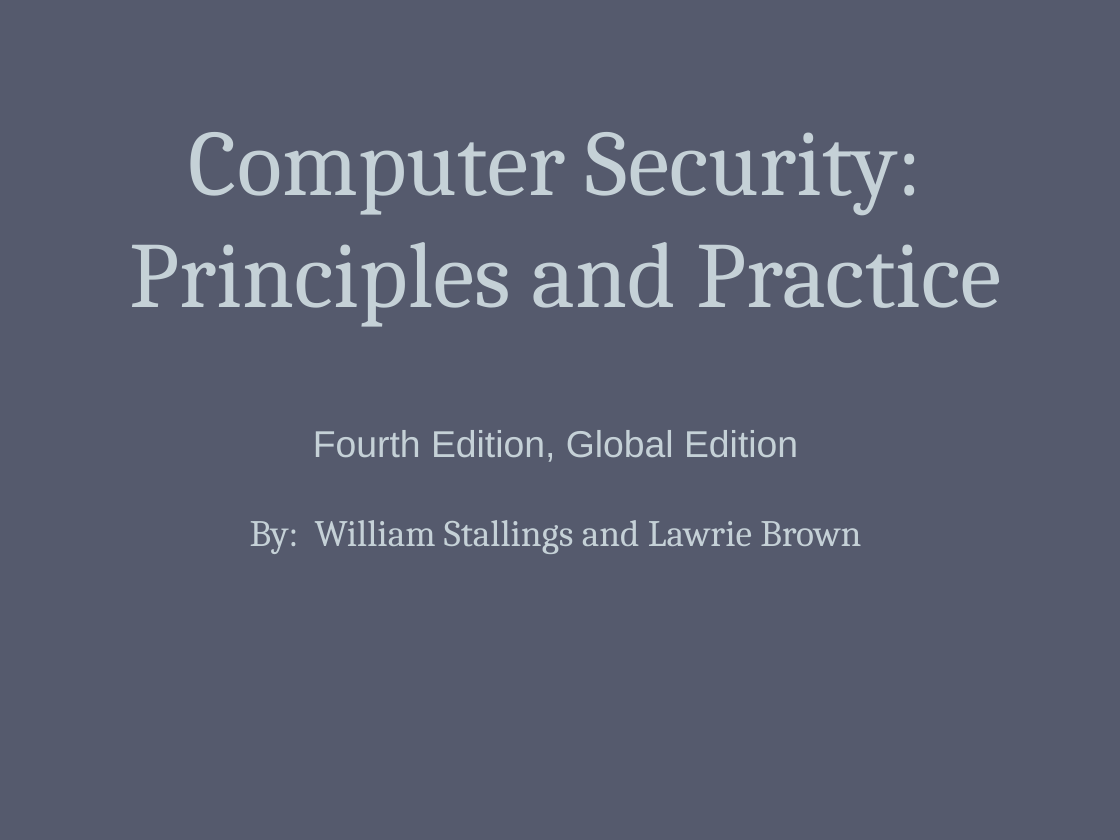
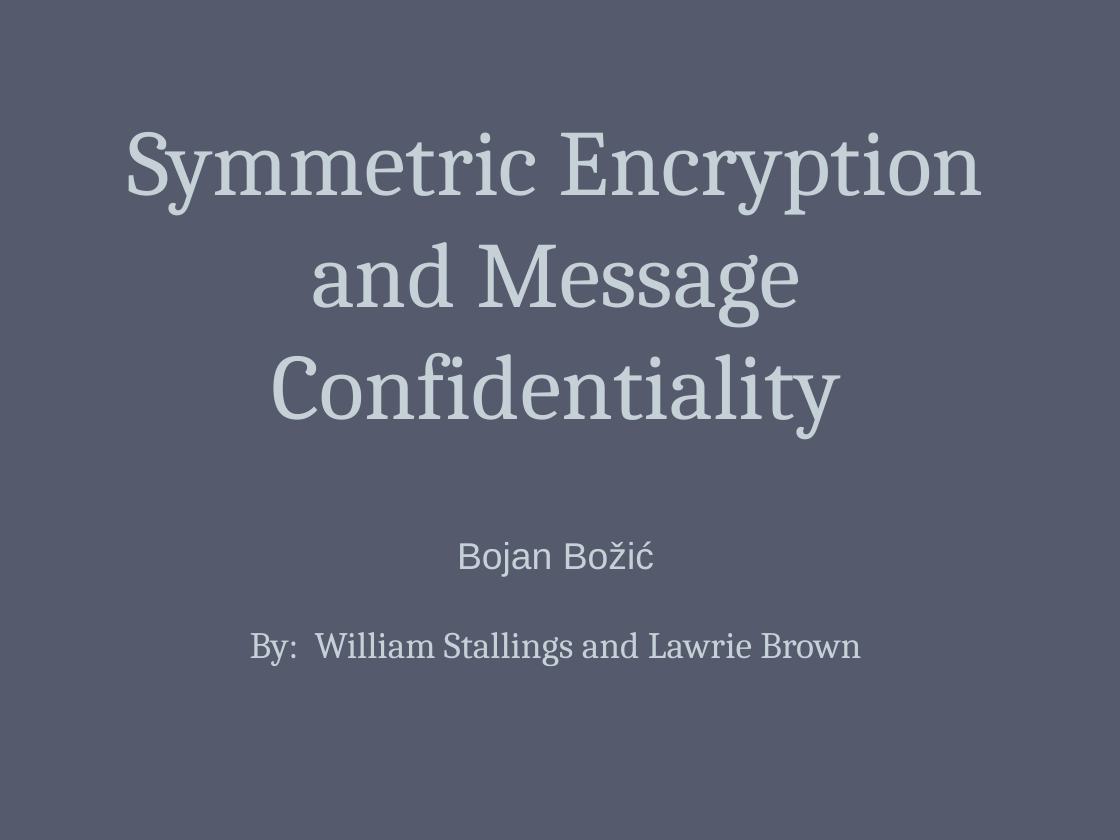
Before and after one commit to bozicb/bozicb.github.io, a slide deck: slide 1 of lectures/SECURITY/Week 7/CH20-CompSec4e.pptx. Drawn at 1120x840 pixels with LibreOffice and Linux fonts; fonts in the diff are those of the drawing. Boxes give left, top, right and bottom in pixels: in the first picture for what was removed or moved away, otherwise in the second. Text is boxed around its words. In the diff, an @@ line names an element or a change of style, - is before the commit and + after.

```diff
--- a/lectures/SECURITY/Week 7/CH20-CompSec4e.pptx
+++ b/lectures/SECURITY/Week 7/CH20-CompSec4e.pptx
@@ text at box(127, 132, 984, 576): text changed @@
-Computer Security:
-Principles and Practice
-Fourth Edition, Global Edition
+Symmetric Encryption and Message Confidentiality
+Bojan Božić
```
Also in this commit, not shown: 5 other slides changed, 1 slide removed, 27 other files.
